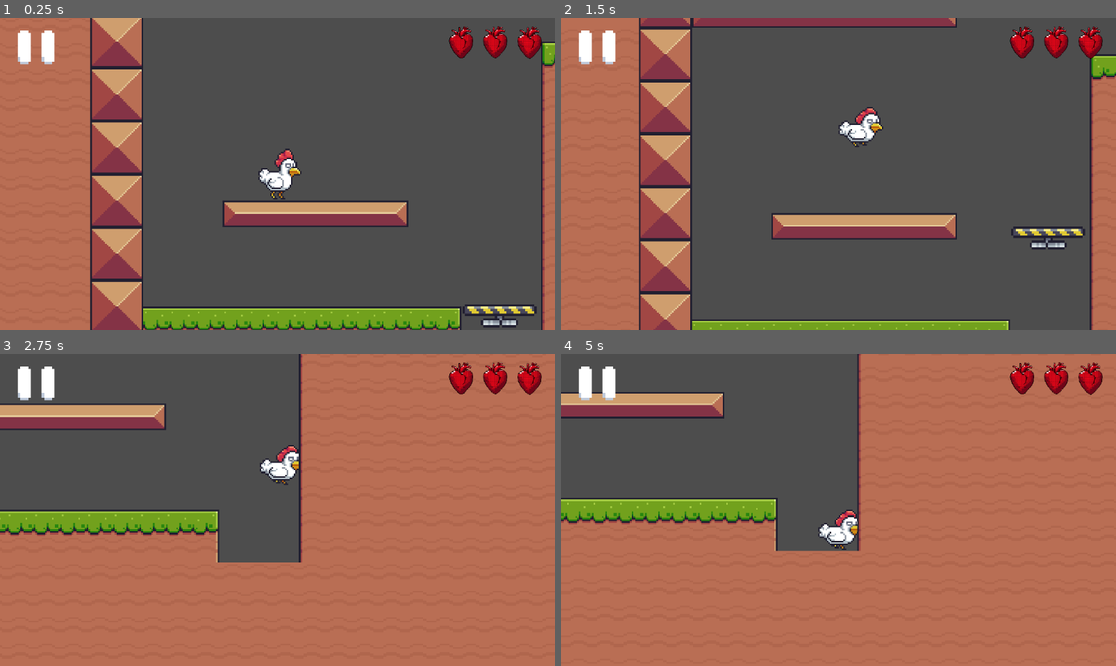
Above: before the commit, frames 1-4 (two rows, left to right).
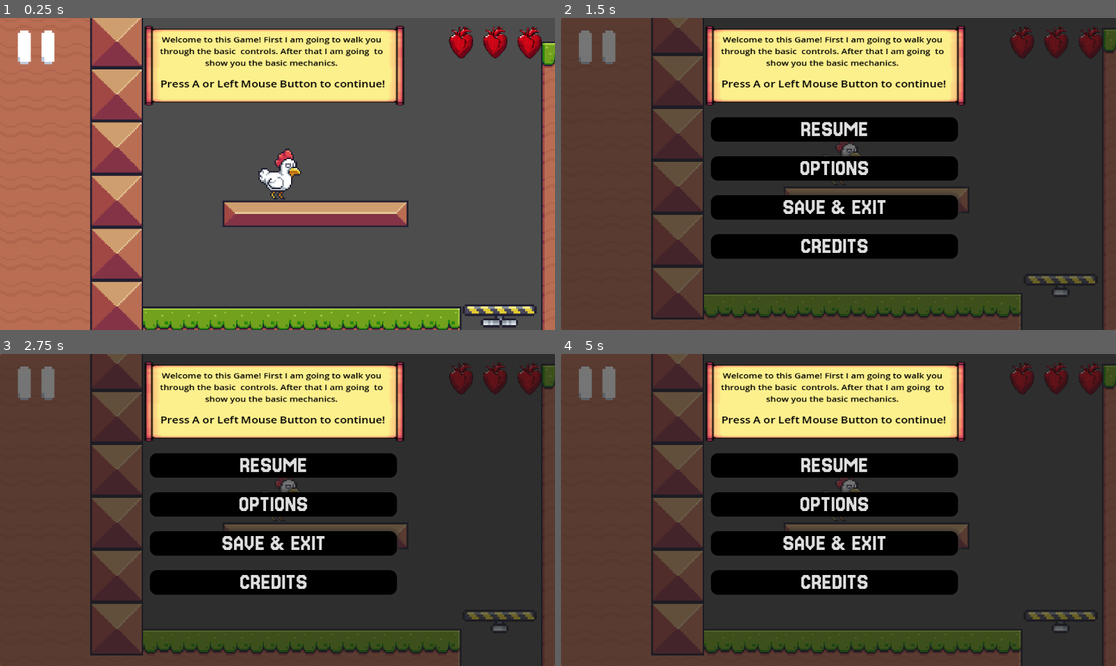
Above: after the commit, the same moments.

Repository: moritz-prenner/chicken-jump
Game: Godot game, scene res://main.tscn
The game is run twice, just before and just after one commit, with the same random seed, the same clock (stepped at 60 frames per second) and the same inputs.
Inputs (mouse positions are in pixels of both pictures, inside the frame that each line leads up to):
- Up to frame 1 (0.25 s): no input
- Up to frame 2 (1.5 s): click (599, 46) at 0.52 s; tap A at 1.25 s; hold D (right) from 1.28 s (still down); tap Space (jump) at 1.35 s
- Up to frame 3 (2.75 s): keep holding D (right); tap Space (jump) at 1.52, 1.82, 2.1, 2.27, 2.57 s; tap A at 2 s
- Up to frame 4 (5 s): tap A at 2.75, 3.5, 4.25 s; release D (right) at 2.78 s; hold Left (left) 2.78-3.53 s; tap Space (jump) at 2.85, 3.6, 3.77, 4.07, 4.35, 4.52, 4.82 s; hold D (right) from 3.53 s (still down); tap Escape (escape, bound only after the commit) at 4.9 s

The runs differ from the first frame. In frame 1, 11% of the frame differs, in the area x 26-73%, y 2-29%; in frame 2, 97%; in frame 3, 98%; in frame 4, 99%, in the area x 0-100%, y 0-100%.

Commit message:
new commit

Diff:
--- /dev/null
+++ b/assets/menuButton.tres
@@ -0,0 +1,10 @@
+[gd_resource type="StyleBoxFlat" format=3 uid="uid://b87ismd58grl6"]
+
+[resource]
+bg_color = Color(0, 0, 0, 1)
+corner_radius_top_left = 15
+corner_radius_top_right = 15
+corner_radius_bottom_right = 15
+corner_radius_bottom_left = 15
+shadow_color = Color(0.194349, 0.194349, 0.194349, 0.6)
+shadow_size = 10
--- /dev/null
+++ b/assets/menuButtonHover.tres
@@ -0,0 +1,10 @@
+[gd_resource type="StyleBoxFlat" format=3 uid="uid://bmrmcwi4vufjd"]
+
+[resource]
+bg_color = Color(0.0923971, 0.0923971, 0.0923971, 1)
+corner_radius_top_left = 15
+corner_radius_top_right = 15
+corner_radius_bottom_right = 15
+corner_radius_bottom_left = 15
+shadow_color = Color(0.194349, 0.194349, 0.194349, 0.6)
+shadow_size = 10
--- /dev/null
+++ b/dialogueController.gd
@@ -0,0 +1,20 @@
+extends TextureRect
+
+@onready var infoText = $infoText
+
+const firstMessage = "Welcome to this Game!
+First I am going to walk you
+through the basic
+controls. After that I am going
+to show you the basic mechanics."
+
+const secondMessage = "Press the left and right arrow Keys to move around. Press Space or B to jump!"
+# Called when the node enters the scene tree for the first time.
+func _ready() -> void:
+	visible = true
+
+
+
+# Called every frame. 'delta' is the elapsed time since the previous frame.
+func _process(delta: float) -> void:
+	pass
--- a/elevator.gd
+++ b/elevator.gd
@@ -13,12 +13,11 @@
 
 
 func _on_body_entered(body: Node2D) -> void:
-	if body == player:
-		print("touched")
+	if body != $"../../TileMapLayer":
 		body.elevate()
 
 
 
 func _on_body_exited(body: Node2D) -> void:
-	if body == player:
+	if body != $"../../TileMapLayer":
 		body.elevateEnd()
--- a/hearts_manager.gd
+++ b/hearts_manager.gd
@@ -1,11 +1,30 @@
 extends TextureRect
 
+var currentHearts = 3
+@onready var oneHeartsTexture = preload("res://assets/1Hearts.png")
+@onready var twoHeartsTexture = preload("res://assets/2Hearts.png")
+@onready var threeHeartsTexture = preload("res://assets/3Hearts.png")
+
+@onready var gameOverScreen = $"../Pause/GameOver"
 
 # Called when the node enters the scene tree for the first time.
 func _ready() -> void:
-	pass # Replace with function body.
+	gameOverScreen.visible = false
 
 
 # Called every frame. 'delta' is the elapsed time since the previous frame.
 func _process(delta: float) -> void:
 	pass
+
+func damage():
+	currentHearts -= 1
+	if currentHearts == 0:
+		gameOverScreen.visible = true
+	else:
+		match currentHearts:
+			3:
+				texture = threeHeartsTexture
+			2:
+				texture = twoHeartsTexture
+			1:
+				texture = oneHeartsTexture
--- a/main.tscn
+++ b/main.tscn
@@ -7,6 +7,7 @@
 [ext_resource type="Texture2D" uid="uid://cu1aveelhgv5g" path="res://assets/Run (32x34).png" id="5_kek77"]
 [ext_resource type="PackedScene" uid="uid://dotjnkvwp7v2d" path="res://platforms.tscn" id="5_lquwl"]
 [ext_resource type="Texture2D" uid="uid://3ebymwi3v8ub" path="res://assets/Run (32x34) - Kopie.png" id="6_4c57u"]
+[ext_resource type="Texture2D" uid="uid://b5c3gkibqejfy" path="res://assets/Banner.png" id="6_82xsv"]
 [ext_resource type="PackedScene" uid="uid://diidn87564kkj" path="res://elevator.tscn" id="8_4c57u"]
 [ext_resource type="Texture2D" uid="uid://ctobq3yubffum" path="res://assets/3Hearts.png" id="8_074og"]
 [ext_resource type="PackedScene" uid="uid://bdehs38xyrqwi" path="res://saw.tscn" id="9_kek77"]
@@ -15,8 +16,11 @@
 [ext_resource type="Texture2D" uid="uid://b3snunkmddqrf" path="res://assets/a_wooden_sign_that_says_this_way_and_points_to_the_top_right__c7b77eeb.png" id="12_dg77c"]
 [ext_resource type="Script" uid="uid://bogalxsdma7rt" path="res://hearts_manager.gd" id="14_vivmo"]
 [ext_resource type="Texture2D" uid="uid://b7jkqemni2me4" path="res://assets/Pause.png" id="14_w48qg"]
-
-[sub_resource type="GDScript" id="GDScript_5vw27"]
+[ext_resource type="FontFile" uid="uid://jkkdxpb60uhn" path="res://assets/Jersey15-Regular.ttf" id="16_2cqfq"]
+[ext_resource type="Script" uid="uid://bxufa20dnktuy" path="res://trigger_pause_menu.gd" id="16_yaehf"]
+[ext_resource type="StyleBox" uid="uid://b87ismd58grl6" path="res://assets/menuButton.tres" id="18_074og"]
+[ext_resource type="StyleBox" uid="uid://bmrmcwi4vufjd" path="res://assets/menuButtonHover.tres" id="19_cegan"]
+[ext_resource type="Script" uid="uid://djxd10wn1cun3" path="res://dialogueController.gd" id="21_getpj"]
 
 [sub_resource type="CapsuleShape2D" id="CapsuleShape2D_kek77"]
 height = 32.0
@@ -720,7 +724,6 @@
 sources/0 = SubResource("TileSetAtlasSource_82xsv")
 
 [node name="Node" type="Node"]
-script = SubResource("GDScript_5vw27")
 
 [node name="CharacterBody2D" type="CharacterBody2D" parent="."]
 script = ExtResource("2_4c57u")
@@ -821,7 +824,7 @@
 texture = ExtResource("8_074og")
 script = ExtResource("14_vivmo")
 
-[node name="TextureButton" type="TextureButton" parent="UI"]
+[node name="TriggerPauseMenu" type="TextureButton" parent="UI"]
 texture_filter = 1
 offset_left = 37.0
 offset_top = 26.0
@@ -829,3 +832,279 @@
 offset_bottom = 82.0
 scale = Vector2(1.3642, 1.24592)
 texture_normal = ExtResource("14_w48qg")
+script = ExtResource("16_yaehf")
+
+[node name="Pause" type="Node" parent="UI"]
+
+[node name="PauseMenu" type="Panel" parent="UI/Pause"]
+anchors_preset = 15
+anchor_right = 1.0
+anchor_bottom = 1.0
+grow_horizontal = 2
+grow_vertical = 2
+
+[node name="Label" type="Label" parent="UI/Pause/PauseMenu"]
+layout_mode = 1
+anchors_preset = -1
+anchor_left = 0.331163
+anchor_top = 0.155864
+anchor_right = 0.665365
+anchor_bottom = 0.280864
+offset_left = 88.5
+offset_right = -88.5
+offset_bottom = -37.0
+grow_horizontal = 2
+theme_override_fonts/font = ExtResource("16_2cqfq")
+theme_override_font_sizes/font_size = 80
+text = "GAME PAUSED"
+horizontal_alignment = 1
+vertical_alignment = 1
+metadata/_edit_use_anchors_ = true
+
+[node name="VBoxContainer" type="VBoxContainer" parent="UI/Pause/PauseMenu"]
+layout_mode = 1
+anchors_preset = -1
+anchor_left = 0.269965
+anchor_top = 0.317901
+anchor_right = 0.715278
+anchor_bottom = 0.808642
+grow_horizontal = 2
+grow_vertical = 2
+theme_override_constants/separation = 30
+metadata/_edit_use_anchors_ = true
+
+[node name="Resume" type="Button" parent="UI/Pause/PauseMenu/VBoxContainer"]
+texture_filter = 1
+layout_mode = 2
+theme_override_fonts/font = ExtResource("16_2cqfq")
+theme_override_font_sizes/font_size = 50
+theme_override_styles/focus = ExtResource("18_074og")
+theme_override_styles/disabled_mirrored = ExtResource("18_074og")
+theme_override_styles/disabled = ExtResource("18_074og")
+theme_override_styles/hover_pressed_mirrored = ExtResource("18_074og")
+theme_override_styles/hover_pressed = ExtResource("18_074og")
+theme_override_styles/hover_mirrored = ExtResource("18_074og")
+theme_override_styles/hover = ExtResource("19_cegan")
+theme_override_styles/pressed_mirrored = ExtResource("18_074og")
+theme_override_styles/pressed = ExtResource("18_074og")
+theme_override_styles/normal_mirrored = ExtResource("18_074og")
+theme_override_styles/normal = ExtResource("18_074og")
+text = "RESUME"
+metadata/_edit_use_anchors_ = true
+
+[node name="Options" type="Button" parent="UI/Pause/PauseMenu/VBoxContainer"]
+texture_filter = 1
+layout_mode = 2
+theme_override_fonts/font = ExtResource("16_2cqfq")
+theme_override_font_sizes/font_size = 50
+theme_override_styles/focus = ExtResource("18_074og")
+theme_override_styles/disabled_mirrored = ExtResource("18_074og")
+theme_override_styles/disabled = ExtResource("18_074og")
+theme_override_styles/hover_pressed_mirrored = ExtResource("18_074og")
+theme_override_styles/hover_pressed = ExtResource("18_074og")
+theme_override_styles/hover_mirrored = ExtResource("18_074og")
+theme_override_styles/hover = ExtResource("19_cegan")
+theme_override_styles/pressed_mirrored = ExtResource("18_074og")
+theme_override_styles/pressed = ExtResource("18_074og")
+theme_override_styles/normal = ExtResource("18_074og")
+text = "OPTIONS"
+metadata/_edit_use_anchors_ = true
+
+[node name="Button2" type="Button" parent="UI/Pause/PauseMenu/VBoxContainer"]
+texture_filter = 1
+layout_mode = 2
+theme_override_fonts/font = ExtResource("16_2cqfq")
+theme_override_font_sizes/font_size = 50
+theme_override_styles/focus = ExtResource("18_074og")
+theme_override_styles/disabled_mirrored = ExtResource("18_074og")
+theme_override_styles/disabled = ExtResource("18_074og")
+theme_override_styles/hover_pressed_mirrored = ExtResource("18_074og")
+theme_override_styles/hover_pressed = ExtResource("18_074og")
+theme_override_styles/hover_mirrored = ExtResource("18_074og")
+theme_override_styles/hover = ExtResource("19_cegan")
+theme_override_styles/pressed_mirrored = ExtResource("18_074og")
+theme_override_styles/pressed = ExtResource("18_074og")
+theme_override_styles/normal_mirrored = ExtResource("18_074og")
+theme_override_styles/normal = ExtResource("18_074og")
+text = "SAVE & EXIT"
+metadata/_edit_use_anchors_ = true
+
+[node name="Button3" type="Button" parent="UI/Pause/PauseMenu/VBoxContainer"]
+texture_filter = 1
+layout_mode = 2
+theme_override_fonts/font = ExtResource("16_2cqfq")
+theme_override_font_sizes/font_size = 50
+theme_override_styles/focus = ExtResource("18_074og")
+theme_override_styles/disabled_mirrored = ExtResource("18_074og")
+theme_override_styles/disabled = ExtResource("18_074og")
+theme_override_styles/hover_pressed_mirrored = ExtResource("18_074og")
+theme_override_styles/hover_pressed = ExtResource("18_074og")
+theme_override_styles/hover_mirrored = ExtResource("18_074og")
+theme_override_styles/hover = ExtResource("19_cegan")
+theme_override_styles/pressed_mirrored = ExtResource("18_074og")
+theme_override_styles/pressed = ExtResource("18_074og")
+theme_override_styles/normal_mirrored = ExtResource("18_074og")
+theme_override_styles/normal = ExtResource("18_074og")
+text = "CREDITS"
+metadata/_edit_use_anchors_ = true
+
+[node name="GameOver" type="Panel" parent="UI/Pause"]
+anchors_preset = 15
+anchor_right = 1.0
+anchor_bottom = 1.0
+grow_horizontal = 2
+grow_vertical = 2
+
+[node name="Label" type="Label" parent="UI/Pause/GameOver"]
+layout_mode = 1
+anchors_preset = -1
+anchor_left = 0.331163
+anchor_top = 0.155864
+anchor_right = 0.665365
+anchor_bottom = 0.280864
+offset_left = 88.5
+offset_right = -88.5
+offset_bottom = -37.0
+grow_horizontal = 2
+theme_override_fonts/font = ExtResource("16_2cqfq")
+theme_override_font_sizes/font_size = 80
+text = "GAME OVER"
+horizontal_alignment = 1
+vertical_alignment = 1
+metadata/_edit_use_anchors_ = true
+
+[node name="VBoxContainer" type="VBoxContainer" parent="UI/Pause/GameOver"]
+layout_mode = 1
+anchors_preset = -1
+anchor_left = 0.269965
+anchor_top = 0.317901
+anchor_right = 0.715278
+anchor_bottom = 0.808642
+grow_horizontal = 2
+grow_vertical = 2
+theme_override_constants/separation = 30
+metadata/_edit_use_anchors_ = true
+
+[node name="Retry" type="Button" parent="UI/Pause/GameOver/VBoxContainer"]
+texture_filter = 1
+layout_mode = 2
+theme_override_fonts/font = ExtResource("16_2cqfq")
+theme_override_font_sizes/font_size = 50
+theme_override_styles/focus = ExtResource("18_074og")
+theme_override_styles/disabled_mirrored = ExtResource("18_074og")
+theme_override_styles/disabled = ExtResource("18_074og")
+theme_override_styles/hover_pressed_mirrored = ExtResource("18_074og")
+theme_override_styles/hover_pressed = ExtResource("18_074og")
+theme_override_styles/hover_mirrored = ExtResource("18_074og")
+theme_override_styles/hover = ExtResource("19_cegan")
+theme_override_styles/pressed_mirrored = ExtResource("18_074og")
+theme_override_styles/pressed = ExtResource("18_074og")
+theme_override_styles/normal_mirrored = ExtResource("18_074og")
+theme_override_styles/normal = ExtResource("18_074og")
+text = "RETRY"
+metadata/_edit_use_anchors_ = true
+
+[node name="Options" type="Button" parent="UI/Pause/GameOver/VBoxContainer"]
+texture_filter = 1
+layout_mode = 2
+theme_override_fonts/font = ExtResource("16_2cqfq")
+theme_override_font_sizes/font_size = 50
+theme_override_styles/focus = ExtResource("18_074og")
+theme_override_styles/disabled_mirrored = ExtResource("18_074og")
+theme_override_styles/disabled = ExtResource("18_074og")
+theme_override_styles/hover_pressed_mirrored = ExtResource("18_074og")
+theme_override_styles/hover_pressed = ExtResource("18_074og")
+theme_override_styles/hover_mirrored = ExtResource("18_074og")
+theme_override_styles/hover = ExtResource("19_cegan")
+theme_override_styles/pressed_mirrored = ExtResource("18_074og")
+theme_override_styles/pressed = ExtResource("18_074og")
+theme_override_styles/normal = ExtResource("18_074og")
+text = "OPTIONS"
+metadata/_edit_use_anchors_ = true
+
+[node name="Button2" type="Button" parent="UI/Pause/GameOver/VBoxContainer"]
+texture_filter = 1
+layout_mode = 2
+theme_override_fonts/font = ExtResource("16_2cqfq")
+theme_override_font_sizes/font_size = 50
+theme_override_styles/focus = ExtResource("18_074og")
+theme_override_styles/disabled_mirrored = ExtResource("18_074og")
+theme_override_styles/disabled = ExtResource("18_074og")
+theme_override_styles/hover_pressed_mirrored = ExtResource("18_074og")
+theme_override_styles/hover_pressed = ExtResource("18_074og")
+theme_override_styles/hover_mirrored = ExtResource("18_074og")
+theme_override_styles/hover = ExtResource("19_cegan")
+theme_override_styles/pressed_mirrored = ExtResource("18_074og")
+theme_override_styles/pressed = ExtResource("18_074og")
+theme_override_styles/normal_mirrored = ExtResource("18_074og")
+theme_override_styles/normal = ExtResource("18_074og")
+text = "SAVE & EXIT"
+metadata/_edit_use_anchors_ = true
+
+[node name="Button3" type="Button" parent="UI/Pause/GameOver/VBoxContainer"]
+texture_filter = 1
+layout_mode = 2
+theme_override_fonts/font = ExtResource("16_2cqfq")
+theme_override_font_sizes/font_size = 50
+theme_override_styles/focus = ExtResource("18_074og")
+theme_override_styles/disabled_mirrored = ExtResource("18_074og")
+theme_override_styles/disabled = ExtResource("18_074og")
+theme_override_styles/hover_pressed_mirrored = ExtResource("18_074og")
+theme_override_styles/hover_pressed = ExtResource("18_074og")
+theme_override_styles/hover_mirrored = ExtResource("18_074og")
+theme_override_styles/hover = ExtResource("19_cegan")
+theme_override_styles/pressed_mirrored = ExtResource("18_074og")
+theme_override_styles/pressed = ExtResource("18_074og")
+theme_override_styles/normal_mirrored = ExtResource("18_074og")
+theme_override_styles/normal = ExtResource("18_074og")
+text = "CREDITS"
+metadata/_edit_use_anchors_ = true
+
+[node name="Dialog" type="Node" parent="UI"]
+
+[node name="TextureRect" type="TextureRect" parent="UI/Dialog"]
+anchors_preset = -1
+anchor_left = -0.135417
+anchor_top = -0.148148
+anchor_right = 0.389757
+anchor_bottom = 0.20216
+offset_left = 450.0
+offset_top = 106.0
+offset_right = 450.0
+offset_bottom = 106.0
+scale = Vector2(0.92728, 0.78347)
+texture = ExtResource("6_82xsv")
+script = ExtResource("21_getpj")
+metadata/_edit_use_anchors_ = true
+
+[node name="infoText" type="Label" parent="UI/Dialog/TextureRect"]
+layout_mode = 1
+anchors_preset = -1
+anchor_left = 0.0285203
+anchor_top = -0.0506051
+anchor_right = 0.935958
+anchor_bottom = 0.711477
+theme_override_colors/font_color = Color(0, 0, 0, 1)
+theme_override_font_sizes/font_size = 20
+text = "Welcome to this Game! First I am going to walk you  through the basic  controls. After that I am going  to show you the basic mechanics."
+horizontal_alignment = 1
+vertical_alignment = 1
+autowrap_mode = 3
+metadata/_edit_use_anchors_ = true
+
+[node name="Label2" type="Label" parent="UI/Dialog/TextureRect"]
+layout_mode = 1
+anchors_preset = -1
+anchor_left = 0.0695182
+anchor_top = 0.596016
+anchor_right = 0.900923
+anchor_bottom = 0.838306
+theme_override_colors/font_color = Color(0, 0, 0, 1)
+theme_override_font_sizes/font_size = 25
+text = "Press A or Left Mouse Button to continue!"
+horizontal_alignment = 1
+vertical_alignment = 1
+metadata/_edit_use_anchors_ = true
+
+[connection signal="pressed" from="UI/TriggerPauseMenu" to="UI/TriggerPauseMenu" method="_on_pressed"]
+[connection signal="pressed" from="UI/Pause/PauseMenu/VBoxContainer/Resume" to="UI/TriggerPauseMenu" method="_on_resume_pressed"]
--- a/project.godot
+++ b/project.godot
@@ -25,18 +25,33 @@
 "deadzone": 0.2,
 "events": [Object(InputEventKey,"resource_local_to_scene":false,"resource_name":"","device":-1,"window_id":0,"alt_press …(192 unchanged characters)…
 , Object(InputEventKey,"resource_local_to_scene":false,"resource_name":"","device":-1,"window_id":0,"alt_pressed":false …(186 unchanged characters)…
+, Object(InputEventJoypadMotion,"resource_local_to_scene":false,"resource_name":"","device":-1,"axis":0,"axis_value":1.0,"script":null)
 ]
 }
 left={
 "deadzone": 0.2,
 "events": [Object(InputEventKey,"resource_local_to_scene":false,"resource_name":"","device":-1,"window_id":0,"alt_press …(195 unchanged characters)…
 , Object(InputEventKey,"resource_local_to_scene":false,"resource_name":"","device":-1,"window_id":0,"alt_pressed":false …(182 unchanged characters)…
+, Object(InputEventJoypadMotion,"resource_local_to_scene":false,"resource_name":"","device":-1,"axis":0,"axis_value":-1.0,"script":null)
 ]
 }
 jump={
 "deadzone": 0.2,
 "events": [Object(InputEventKey,"resource_local_to_scene":false,"resource_name":"","device":-1,"window_id":0,"alt_press …(191 unchanged characters)…
 , Object(InputEventKey,"resource_local_to_scene":false,"resource_name":"","device":-1,"window_id":0,"alt_pressed":false …(186 unchanged characters)…
+, Object(InputEventJoypadButton,"resource_local_to_scene":false,"resource_name":"","device":-1,"button_index":0,"pressure":0.0,"pressed":false,"script":null)
+]
+}
+escape={
+"deadzone": 0.2,
+"events": [Object(InputEventKey,"resource_local_to_scene":false,"resource_name":"","device":-1,"window_id":0,"alt_pressed":false,"shift_pressed":false,"ctrl_pressed":false,"meta_pressed":false,"pressed":false,"keycode":0,"physical_keycode":4194305,"key_label":0,"unicode":0,"location":0,"echo":false,"script":null)
+, Object(InputEventJoypadButton,"resource_local_to_scene":false,"resource_name":"","device":-1,"button_index":6,"pressure":0.0,"pressed":false,"script":null)
+]
+}
+Accept={
+"deadzone": 0.2,
+"events": [Object(InputEventMouseButton,"resource_local_to_scene":false,"resource_name":"","device":-1,"window_id":0,"alt_pressed":false,"shift_pressed":false,"ctrl_pressed":false,"meta_pressed":false,"button_mask":1,"position":Vector2(332, 13),"global_position":Vector2(341, 61),"factor":1.0,"button_index":1,"canceled":false,"pressed":true,"double_click":true,"script":null)
+, Object(InputEventJoypadButton,"resource_local_to_scene":false,"resource_name":"","device":-1,"button_index":0,"pressure":0.0,"pressed":false,"script":null)
 ]
 }
 
--- a/sawHit.gd
+++ b/sawHit.gd
@@ -2,6 +2,7 @@
 
 @onready var anim = $AnimatedSprite2D
 @onready var player = $"../../CharacterBody2D"
+@onready var Hearts = $"../../UI/HeartsManager"
 # Called when the node enters the scene tree for the first time.
 func _ready() -> void:
 	anim.play("default")
@@ -15,3 +16,4 @@
 func _on_body_entered(body: Node2D) -> void:
 	if body == player:
 		body.hit()
+		Hearts.damage()
--- /dev/null
+++ b/trigger_pause_menu.gd
@@ -0,0 +1,22 @@
+extends TextureButton
+
+@onready var PauseMenu = $"../Pause/PauseMenu"
+# Called when the node enters the scene tree for the first time.
+func _ready() -> void:
+	PauseMenu.visible = false
+
+
+# Called every frame. 'delta' is the elapsed time since the previous frame.
+func _process(delta: float) -> void:
+	if Input.is_action_just_pressed("escape"):
+		PauseMenu.visible = true
+		get_tree().paused = true
+
+
+func _on_pressed() -> void:
+	PauseMenu.visible = true
+	get_tree().paused = true
+
+func _on_resume_pressed() -> void:
+	PauseMenu.visible = true
+	get_tree().paused = false
Binary file added: assets/Banner.png
Not shown, added: assets/Banner.png.import
Binary file added: assets/Jersey15-Regular.ttf
Not shown, added: assets/Jersey15-Regular.ttf.import
Not shown, added: dialogueController.gd.uid
Not shown: 1 places in main.tscn that only renumber resources
Not shown, added: trigger_pause_menu.gd.uid
